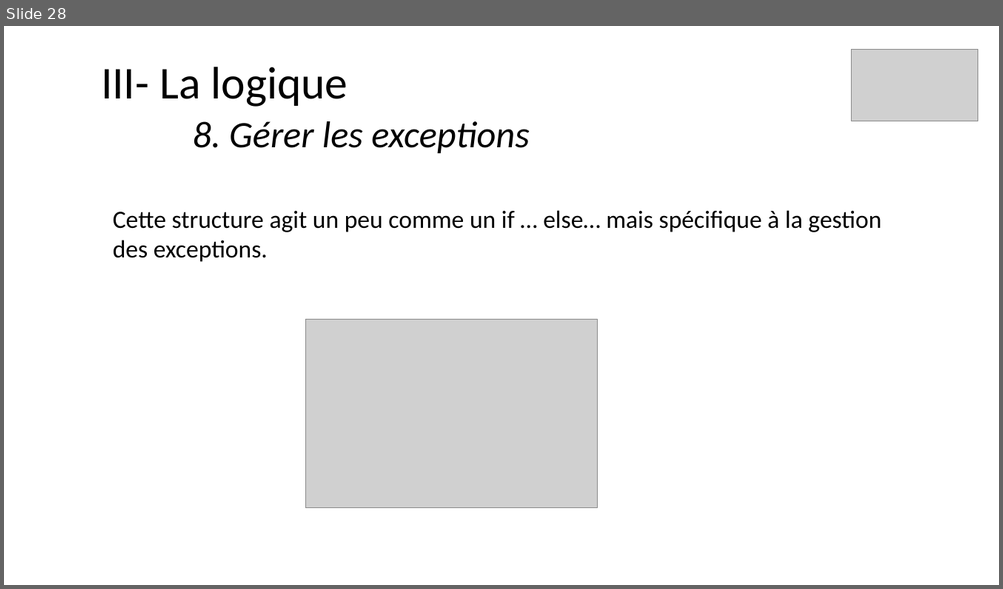
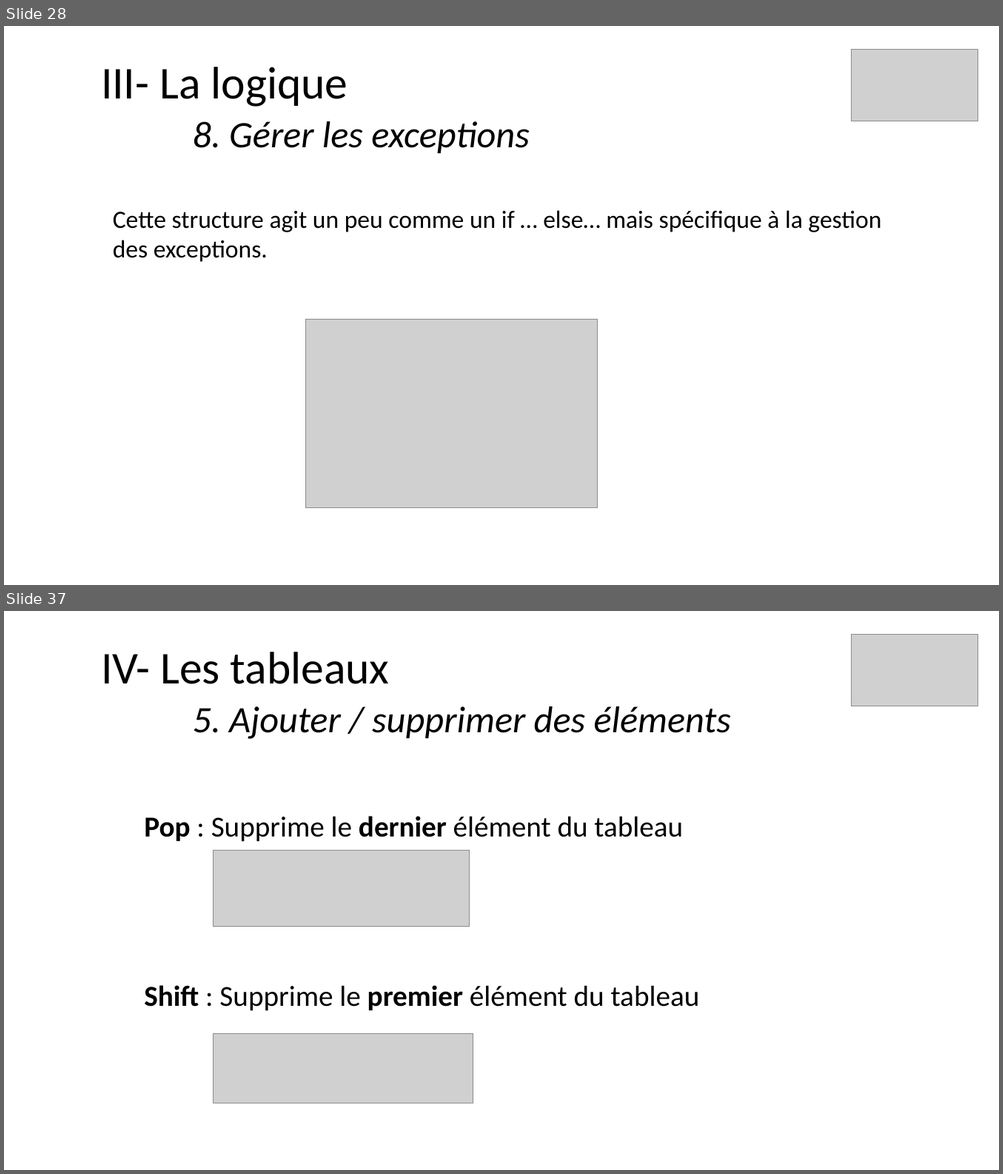
Before and after one commit to ArMb57/JavaScript, a slide deck: cours.pptx. Shown one above the other, each under a label of ours: slide 28 before the commit, slides 28 and 37 after it; the slides between them are not shown. The pictures are 1003x589 and 1003x1174 pixels, drawn with LibreOffice and Linux fonts; fonts in the diff are those of the drawing; grey boxes stand for pictures. Boxes give left, top, right and bottom in pixels: in the first picture for what was removed or moved away, otherwise in the second. Text is boxed around its words. In the diff, an @@ line names an element or a change of style, - is before the commit and + after.

Commit message:
Les tableaux

```diff
--- a/cours.pptx
+++ b/cours.pptx
@@ slide 37 added at [4,611,999,1170], background #FFFFFF @@
@@ title added at [101,652,731,739], 36 pt, text #000000, italic @@
+IV- Les tableaux
+5. Ajouter / supprimer des éléments
@@ picture added at [851,634,978,706] @@
@@ text added at [144,816,700,1011], 28 pt, text #000000 @@
+Pop : Supprime le dernier élément du tableau
+Shift : Supprime le premier élément du tableau
@@ picture added at [213,851,469,926] @@
@@ picture added at [213,1034,473,1103] @@
```
Also in this commit, not shown: 19 other slides added, 2 other files.
